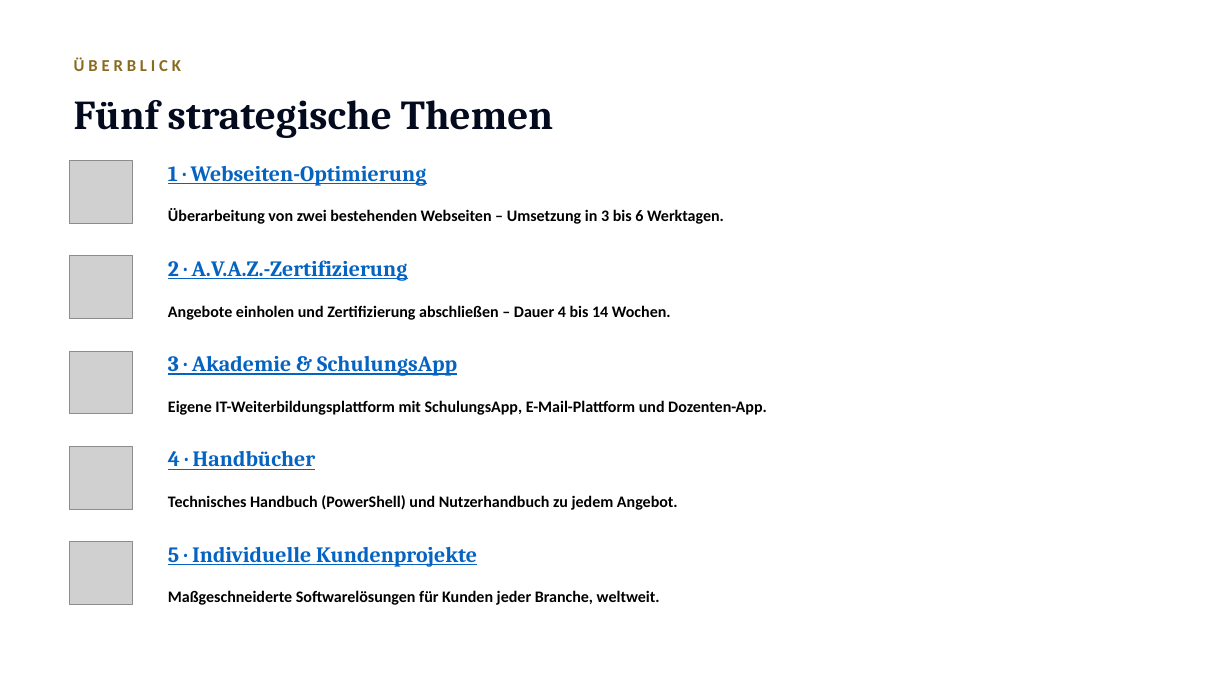
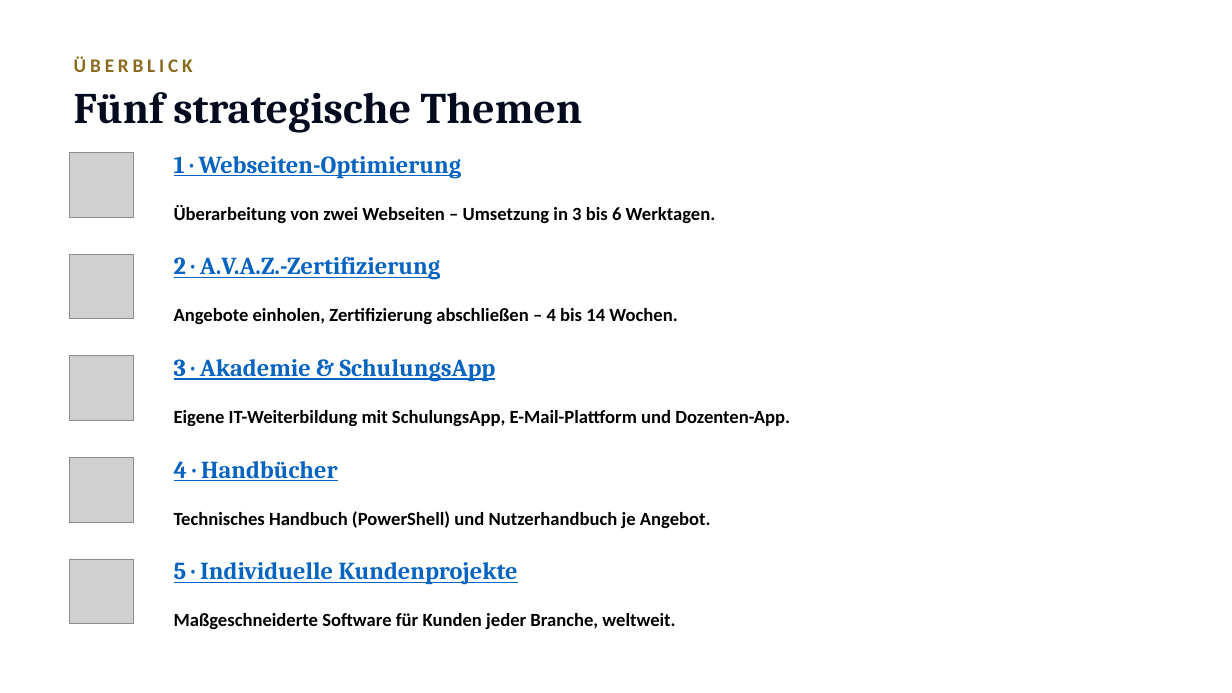
Before and after one commit to ThanosXXL/Thanos, a slide deck: slide 2 of praesentationen/Praesentation_Roadmap_2026.pptx. Drawn at 1232x693 pixels with LibreOffice and Linux fonts; fonts in the diff are those of the drawing; grey boxes stand for pictures; background and template pictures are left out. Boxes give left, top, right and bottom in pixels: in the first picture for what was removed or moved away, otherwise in the second. Text is boxed around its words. In the diff, an @@ line names an element or a change of style, - is before the commit and + after.

```diff
--- a/praesentationen/Praesentation_Roadmap_2026.pptx
+++ b/praesentationen/Praesentation_Roadmap_2026.pptx
@@ text "ÜBERBLICK" at bbox=[74, 56, 193, 72]: size 13 to 15 pt @@
@@ text "Fünf strategische Themen" at bbox=[74, 92, 583, 133]: size 32 to 34 pt @@
@@ text "1 · Webseiten-Optimierung": place and size @@
-text "1 · Webseiten-Optimierung" at bbox=[168, 166, 427, 186]
+text "1 · Webseiten-Optimierung" at bbox=[174, 156, 461, 179]
@@ picture: place and size @@
-picture at bbox=[69, 161, 132, 224]
+picture at bbox=[69, 152, 134, 217]
@@ text at bbox=[174, 205, 716, 223]: text changed; size 12.5 to 14.5 pt @@
-Überarbeitung von zwei bestehenden Webseiten – Umsetzung in 3 bis 6 Werktagen.
+Überarbeitung von zwei Webseiten – Umsetzung in 3 bis 6 Werktagen.
@@ text at bbox=[174, 308, 677, 324]: text changed; size 12.5 to 14.5 pt @@
-Angebote einholen und Zertifizierung abschließen – Dauer 4 bis 14 Wochen.
+Angebote einholen, Zertifizierung abschließen – 4 bis 14 Wochen.
@@ picture: place and size @@
-picture at bbox=[69, 351, 132, 414]
+picture at bbox=[69, 356, 134, 421]
@@ text at bbox=[174, 410, 790, 426]: text changed; size 12.5 to 14.5 pt @@
-Eigene IT-Weiterbildungsplattform mit SchulungsApp, E-Mail-Plattform und Dozenten-App.
+Eigene IT-Weiterbildung mit SchulungsApp, E-Mail-Plattform und Dozenten-App.
@@ text "4 · Handbücher": place and size @@
-text "4 · Handbücher" at bbox=[168, 451, 316, 470]
+text "4 · Handbücher" at bbox=[174, 461, 338, 481]
@@ picture: place and size @@
-picture at bbox=[69, 446, 132, 509]
+picture at bbox=[69, 457, 134, 522]
@@ text at bbox=[174, 511, 711, 528]: text changed; size 12.5 to 14.5 pt @@
-Technisches Handbuch (PowerShell) und Nutzerhandbuch zu jedem Angebot.
+Technisches Handbuch (PowerShell) und Nutzerhandbuch je Angebot.
@@ picture: place and size @@
-picture at bbox=[69, 542, 132, 604]
+picture at bbox=[69, 559, 134, 624]
@@ size 17 to 19 pt in 5 elements at bbox=[174, 256, 440, 280], bbox=[174, 359, 496, 382], bbox=[174, 156, 461, 179], bbox=[174, 461, 338, 481], bbox=[174, 562, 518, 585] @@
@@ text "5 · Individuelle Kundenprojekte": place and size @@
-text "5 · Individuelle Kundenprojekte" at bbox=[168, 547, 477, 567]
+text "5 · Individuelle Kundenprojekte" at bbox=[174, 562, 518, 585]
@@ text at bbox=[174, 613, 675, 629]: text changed; size 12.5 to 14.5 pt @@
-Maßgeschneiderte Softwarelösungen für Kunden jeder Branche, weltweit.
+Maßgeschneiderte Software für Kunden jeder Branche, weltweit.
```
Also in this commit, not shown: 7 other slides changed, 1 other file.
